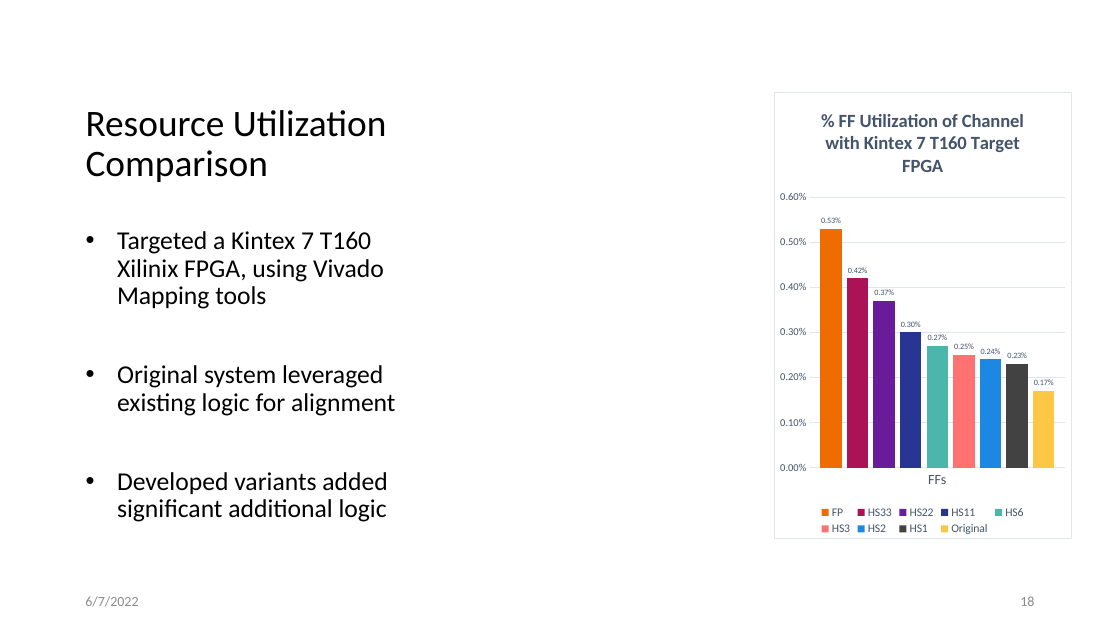
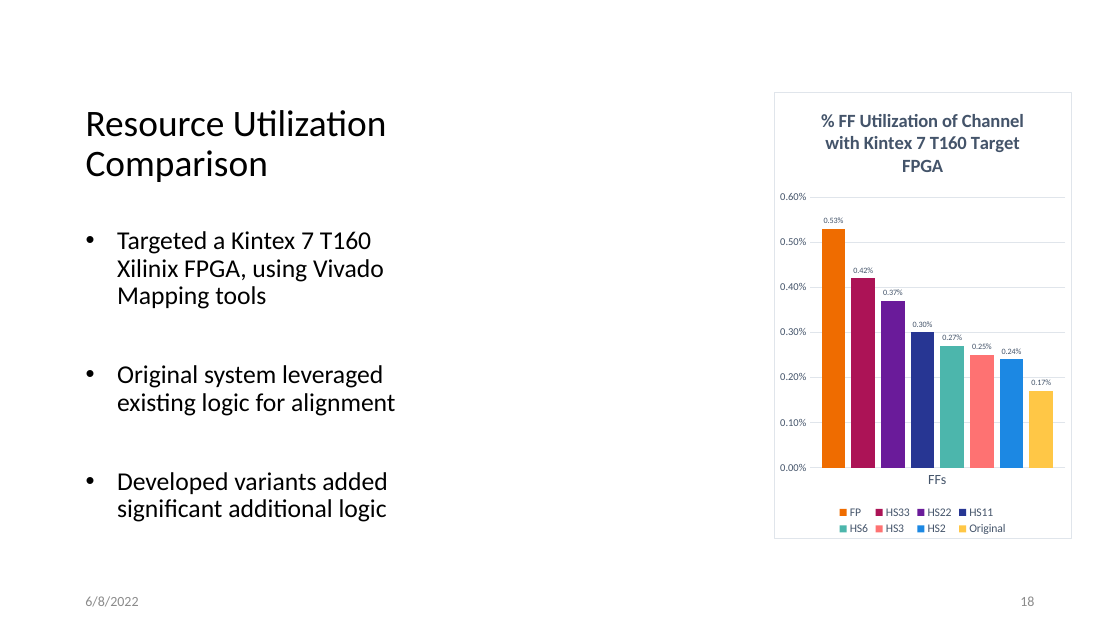
Before and after one commit to AnatoliyMartynyuk/YARR-rx-recovery, a slide deck: slide 18 of docs/thesis/Thesis Defense.pptx. Drawn at 1120x630 pixels with LibreOffice and Linux fonts; fonts in the diff are those of the drawing. Boxes give left, top, right and bottom in pixels: in the first picture for what was removed or moved away, otherwise in the second. Text is boxed around its words. In the diff, an @@ line names an element or a change of style, - is before the commit and + after.

```diff
--- a/docs/thesis/Thesis Defense.pptx
+++ b/docs/thesis/Thesis Defense.pptx
@@ column chart at (x1=774, y1=92, x2=1071, y2=539) @@
-HS1: 0.0023
+Original: 0.0017
@@ colour of Original #424242 to #FFC746 @@
-Original: 0.0017
@@ text at (x1=85, y1=596, x2=138, y2=607): text changed @@
-6/7/2022
+6/8/2022
```
Also in this commit, not shown: 27 other slides changed, 1 other file.
